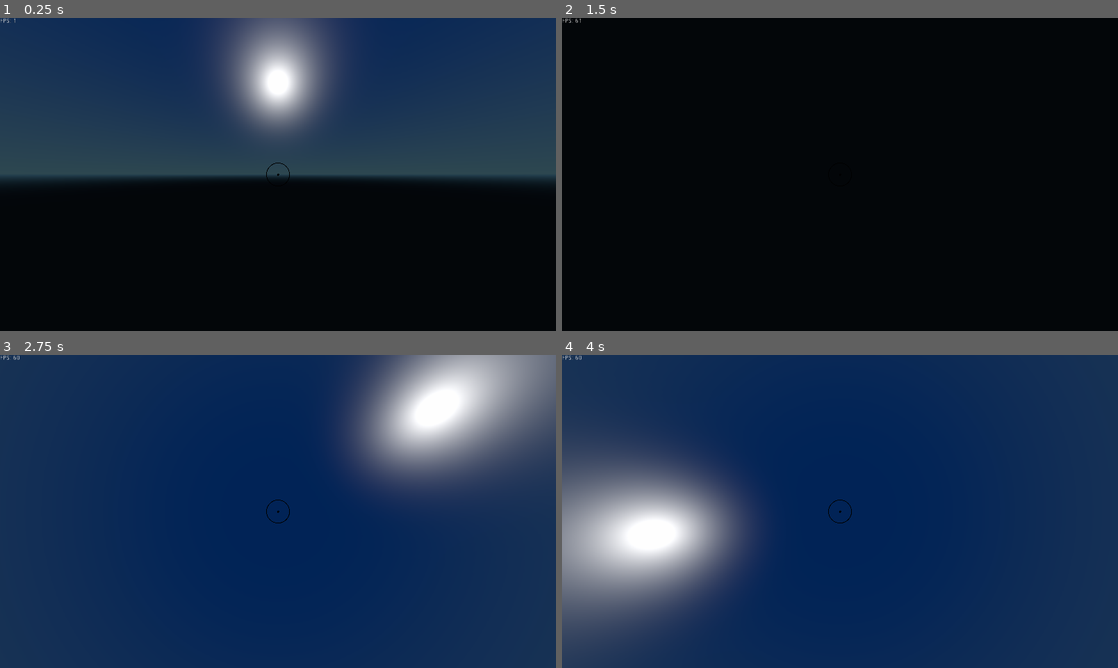
Above: before the commit, frames 1-4 (two rows, left to right).
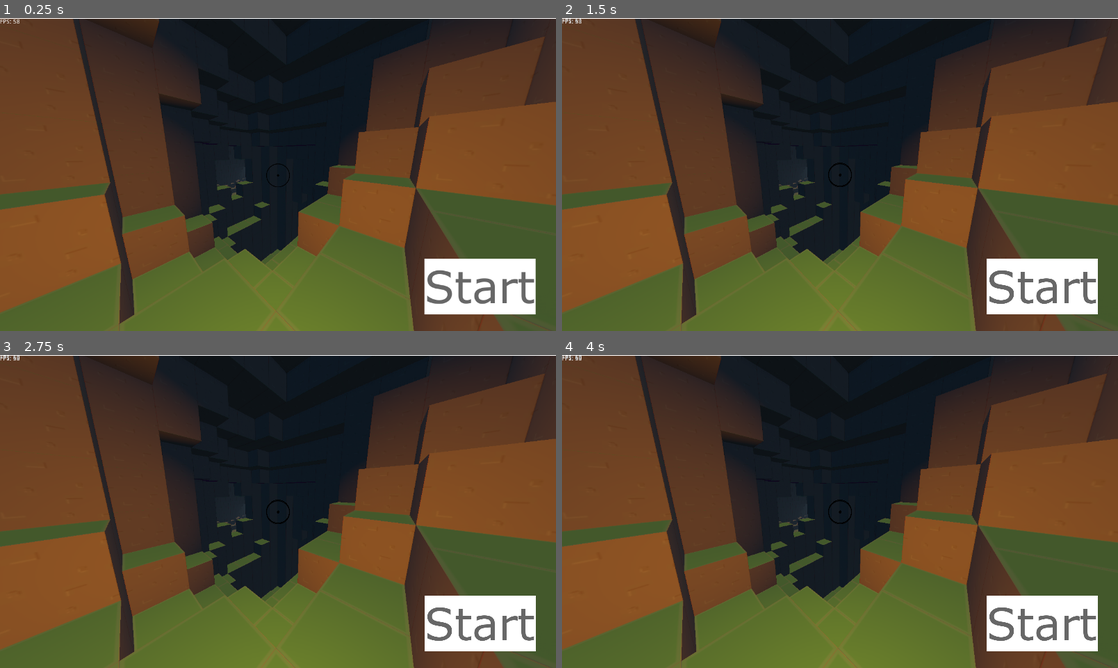
Above: after the commit, the same moments.

Repository: ThomBogers/blocks
Game: Godot game, scene res://scenes/Menu.tscn
The game is run twice, just before and just after one commit, with the same random seed, the same clock (stepped at 60 frames per second) and the same inputs. Before the commit the project starts from res://scenes/Main.tscn.
Inputs (mouse positions are in pixels of both pictures, inside the frame that each line leads up to):
- Up to frame 1 (0.25 s): no input
- Up to frame 2 (1.5 s): click (1040, 287) at 0.52 s; click (1040, 287) at 1.27 s
- Up to frame 3 (2.75 s): tap Enter at 2 s; move the mouse to (400, 495) at 2.02 s; press the mouse at (400, 495) at 2.03 s; hold D (game_right) from 2.03 s (still down)
- Up to frame 4 (4 s): tap Space (game_up) at 2.75 s; move the mouse to (728, 527) at 2.77 s; release D (game_right) at 2.78 s; release the mouse at (728, 527) at 2.78 s; hold S (game_back) 2.78-3.53 s; right-click (728, 527) at 2.85 s; tap Enter at 3.5 s; move the mouse to (895, 442) at 3.52 s; hold D (game_right) from 3.53 s (still down); hold E (game_godmode) from 3.53 s (still down)

The runs differ from the first frame. In frame 1, 99% of the frame differs, in the area x 0-100%, y 0-100%; in frame 2, 89%; in frame 3, 100%; in frame 4, 100%.

Commit message:
Add start menu

Diff:
--- a/materials/Chunk.tres
+++ b/materials/Chunk.tres
@@ -61,7 +61,7 @@
 nodes/fragment/3/node = SubResource( 1 )
 nodes/fragment/3/position = Vector2( 40, 80 )
 nodes/fragment/4/node = SubResource( 2 )
-nodes/fragment/4/position = Vector2( 740, 200 )
+nodes/fragment/4/position = Vector2( 540, 160 )
 nodes/fragment/6/node = SubResource( 3 )
 nodes/fragment/6/position = Vector2( 320, 160 )
 nodes/fragment/7/node = SubResource( 4 )
--- a/project.godot
+++ b/project.godot
@@ -16,7 +16,7 @@
 [application]
 
 config/name="blocks"
-run/main_scene="res://scenes/Main.tscn"
+run/main_scene="res://scenes/Menu.tscn"
 config/icon="res://icon.png"
 
 [display]
--- a/scenes/Main.tscn
+++ b/scenes/Game.tscn
@@ -1,8 +1,7 @@
-[gd_scene load_steps=6 format=2]
+[gd_scene load_steps=5 format=2]
 
 [ext_resource path="res://scenes/World.tscn" type="PackedScene" id=1]
-[ext_resource path="res://src/world/World.gd" type="Script" id=2]
-[ext_resource path="res://src/util/threadpool.gd" type="Script" id=3]
+[ext_resource path="res://src/util/threadpool.gd" type="Script" id=2]
 
 [sub_resource type="ProceduralSky" id=1]
 sky_top_color = Color( 0.0470588, 0.454902, 0.976471, 1 )
@@ -26,7 +25,7 @@
 dof_blur_far_quality = 2
 glow_enabled = true
 
-[node name="Main" type="Spatial"]
+[node name="Game" type="Spatial"]
 
 [node name="Viewport" type="Viewport" parent="."]
 
@@ -34,7 +33,6 @@
 environment = SubResource( 2 )
 
 [node name="World" parent="." instance=ExtResource( 1 )]
-script = ExtResource( 2 )
 
 [node name="DirectionalLight" type="DirectionalLight" parent="."]
 transform = Transform( 0.707107, -0.707107, -3.09086e-008, 0, -4.37114e-008, 1, -0.707107, -0.707107, -3.09086e-008, 0, 100, 0 )
--- /dev/null
+++ b/scenes/Menu.tscn
@@ -0,0 +1,27 @@
+[gd_scene load_steps=5 format=2]
+
+[ext_resource path="res://src/UI/Menu.gd" type="Script" id=1]
+[ext_resource path="res://images/raw/UI/background.png" type="Texture" id=2]
+[ext_resource path="res://images/raw/UI/start_button.png" type="Texture" id=3]
+[ext_resource path="res://images/raw/UI/start_button_pressed.png" type="Texture" id=4]
+
+[node name="Menu" type="Control"]
+anchor_right = 1.0
+anchor_bottom = 1.0
+script = ExtResource( 1 )
+
+[node name="TextureRect" type="TextureRect" parent="."]
+margin_right = 1279.0
+margin_bottom = 721.0
+texture = ExtResource( 2 )
+
+[node name="StartButton" type="TextureButton" parent="TextureRect"]
+margin_left = 977.391
+margin_top = 553.749
+margin_right = 1489.39
+margin_bottom = 809.749
+rect_scale = Vector2( 0.5, 0.5 )
+texture_normal = ExtResource( 3 )
+texture_pressed = ExtResource( 4 )
+
+[connection signal="pressed" from="TextureRect/StartButton" to="." method="_on_StartButton_pressed"]
--- /dev/null
+++ b/src/UI/Menu.gd
@@ -0,0 +1,37 @@
+extends Control
+
+func logMessage(message: String):
+	var name = self.get_script().get_path().get_file().replace('.gd', '')
+	print( name, ": ", message)
+
+func _ready():
+	_timer = Timer.new()
+	add_child(_timer)
+	_timer.connect("timeout", self, "_on_Timer_timeout")
+	_timer.set_wait_time(1.0)
+	_timer.set_one_shot(false) # Make sure it loops
+	_timer.start()
+
+# Called every frame. 'delta' is the elapsed time since the previous frame.
+#func _process(delta):
+#	pass
+
+var _timer = null
+var _game = null
+var _root = null
+
+func _on_StartButton_pressed():
+	logMessage("StartButton pressed")
+	_root = get_tree().root
+
+	var _game_resource = load("res://scenes/Game.tscn")
+	_game = _game_resource.instance()
+	_root.add_child(_game)
+
+func _on_Timer_timeout():
+
+	if _game != null:
+		if _game.get_node("./World").world_ready:
+			logMessage("Entering game")
+			_root.remove_child(self)
+			self.call_deferred("free")
--- a/src/player/FPS.gd
+++ b/src/player/FPS.gd
@@ -1,7 +1,4 @@
 extends Label
-
-onready var fps_label = get_node(".")
-
 
 func _ready():
 	# Called every time the node is added to the scene.
@@ -11,5 +8,5 @@
 func _process(delta):
 #	# Called every frame. Delta is time since last frame.
 #	# Update game logic here.
-	fps_label.set_text("FPS: " + str(Engine.get_frames_per_second()))
+	self.set_text("FPS: " + str(Engine.get_frames_per_second()))
 	pass
--- a/src/player/Player.gd
+++ b/src/player/Player.gd
@@ -69,6 +69,8 @@
 
 func _input(event):
 
+	if !started:
+		return
 
 	if event.is_action_pressed("game_quit"):
 		get_tree().quit()
@@ -102,10 +104,6 @@
 		else:
 			_setFlyMode()
 
-	if !started:
-		return
-
-	# Ingame actions
 
 	if event.is_action_pressed("toggle_light"):
 		if light.light_energy == 0:
Binary file added: images/raw/UI/background.png
Not shown, added: images/raw/UI/background.png.import
Binary file added: images/raw/UI/start_button.png
Not shown, added: images/raw/UI/start_button.png.import
Binary file added: images/raw/UI/start_button_pressed.png
Not shown, added: images/raw/UI/start_button_pressed.png.import
Not shown: 1 places in scenes/Game.tscn that only renumber resources
Not shown, added: images/raw/UI/start_button.xcf
Not shown, changed: images/raw/test_sheet.xcf
